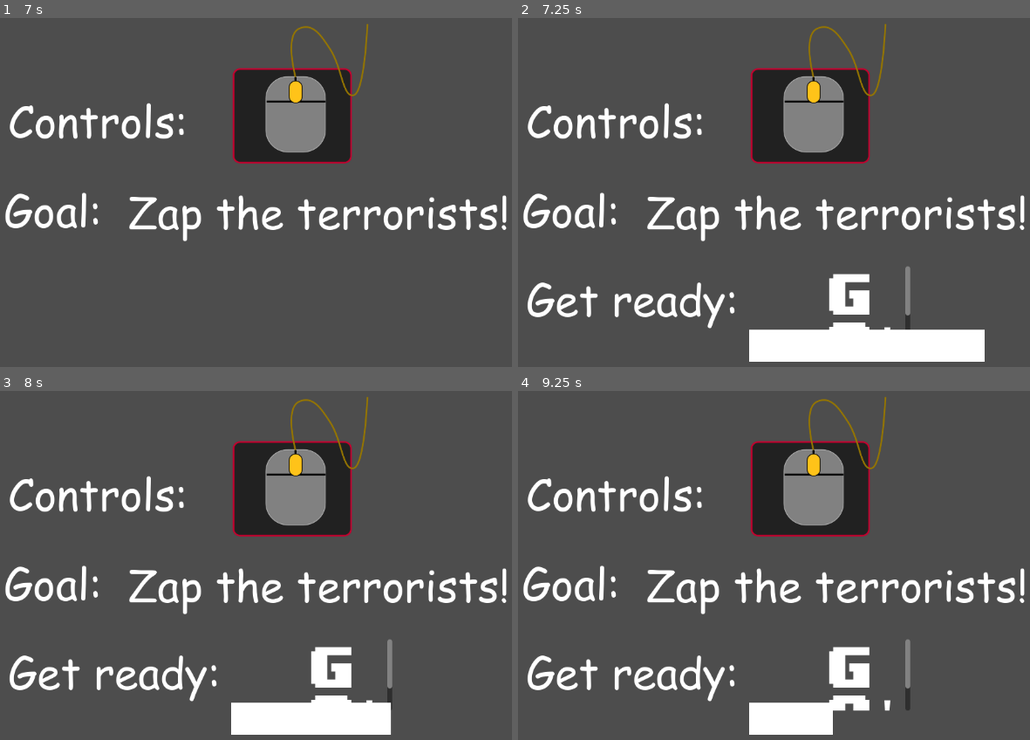
Above: before the commit, frames 1-4 (two rows, left to right).
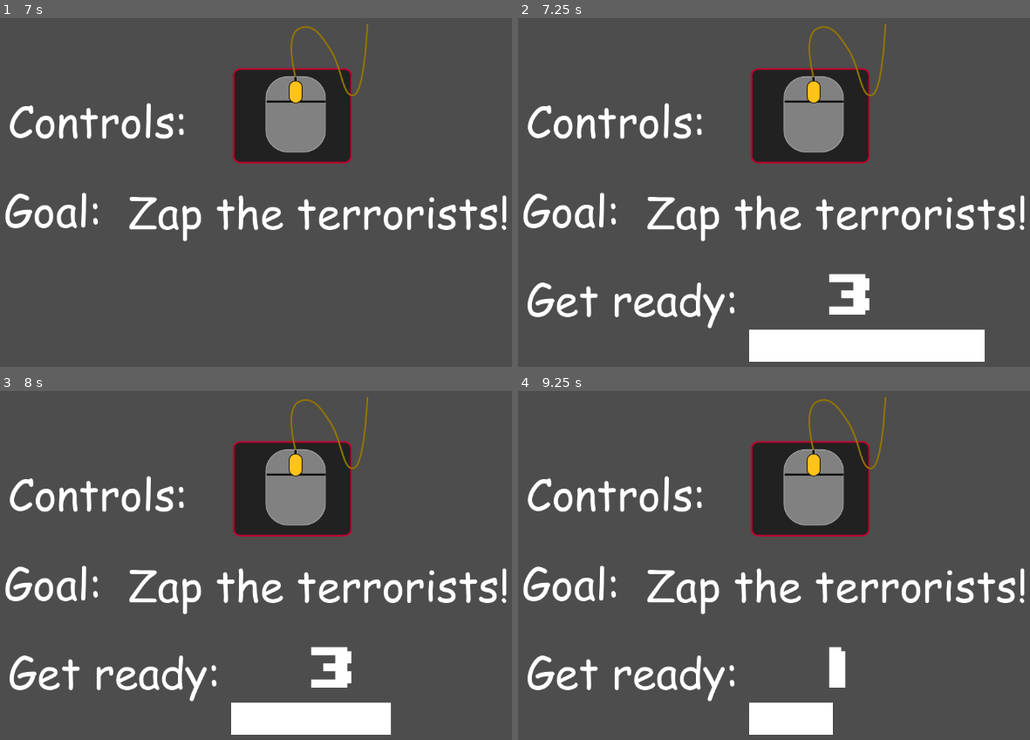
Above: after the commit, the same moments.

Repository: CarlJMcGee/jack-and-nic-very-cool-game-studio
Game: Godot game, scene res://NielBreenZapsTerrorists/Leadin/Leadin.tscn
Two runs of this game, one before a commit and one after it. Both use one fixed random seed, a clock stepped at 60 frames per second and the inputs below. This scene is started directly instead of the project's main scene.
Inputs (mouse positions are in pixels of both pictures, inside the frame that each line leads up to):
- Up to frame 1 (7 s): tap Enter at 0.5, 2.75, 5 s; move the mouse to (368, 192) at 0.52 s; hold Right (move_right) 0.53-1.25 s; click (368, 192) at 0.67 s; drag from (76, 230) to (184, 290) at 1.27 s; tap Space at 2, 3.5, 5.75 s; move the mouse to (286, 126) at 2.02 s; hold Right (move_right) 2.03-2.75 s; drag from (184, 290) to (5, 154) at 2.77 s; move the mouse to (424, 269) at 3.52 s; hold Left (move_left) 3.53-4.25 s; drag from (5, 154) to (112, 112) at 4.27 s; move the mouse to (250, 209) at 5.02 s; hold Down (move_down) 5.03-5.75 s; click (250, 209) at 5.17 s; drag from (112, 112) to (76, 230) at 5.77 s; move the mouse to (368, 192) at 6.52 s; hold Up (move_up) from 6.53 s (still down)
- Up to frame 2 (7.25 s): keep holding Up (move_up)
- Up to frame 3 (8 s): release Up (move_up) at 7.25 s; drag from (353, 673) to (184, 663) at 7.27 s
- Up to frame 4 (9.25 s): move the mouse to (804, 499) at 8.02 s; hold Down (move_down) 8.03-8.75 s; drag from (702, 663) to (523, 527) at 8.77 s

Frame 1 is identical in both runs. In frame 2, 0.8% of the frame differs, in the area x 60-77%, y 71-90%; in frame 3, 0.8%; in frame 4, 1.0%, in the area x 60-77%, y 71-92%.

Commit message:
Countdown now works

Diff:
--- a/Shit Screen The Game/NielBreenZapsTerrorists/Leadin/Leadin.tscn
+++ b/Shit Screen The Game/NielBreenZapsTerrorists/Leadin/Leadin.tscn
@@ -70,7 +70,7 @@
 layout_mode = 0
 offset_left = 733.0
 offset_top = 406.0
-offset_right = 867.0
+offset_right = 983.0
 offset_bottom = 524.0
 theme_override_fonts/normal_font = ExtResource("2_2js4d")
 theme_override_font_sizes/normal_font_size = 80
--- a/Shit Screen The Game/NielBreenZapsTerrorists/Leadin/countdowntext.gd
+++ b/Shit Screen The Game/NielBreenZapsTerrorists/Leadin/countdowntext.gd
@@ -2,11 +2,12 @@
 
 var number : int = 3
 var shout := str("Go!")
-var final := true
+var final := false
 
 
 func _on_control_now():
 	visible = true
+	final = true
 
 func _physics_process(_delta):
 	if number == 2:
@@ -17,4 +18,5 @@
 		set_text(shout)
 
 func _on_timer_timeout():
-	number -= 1
+	if final == true:
+		number -= 1
